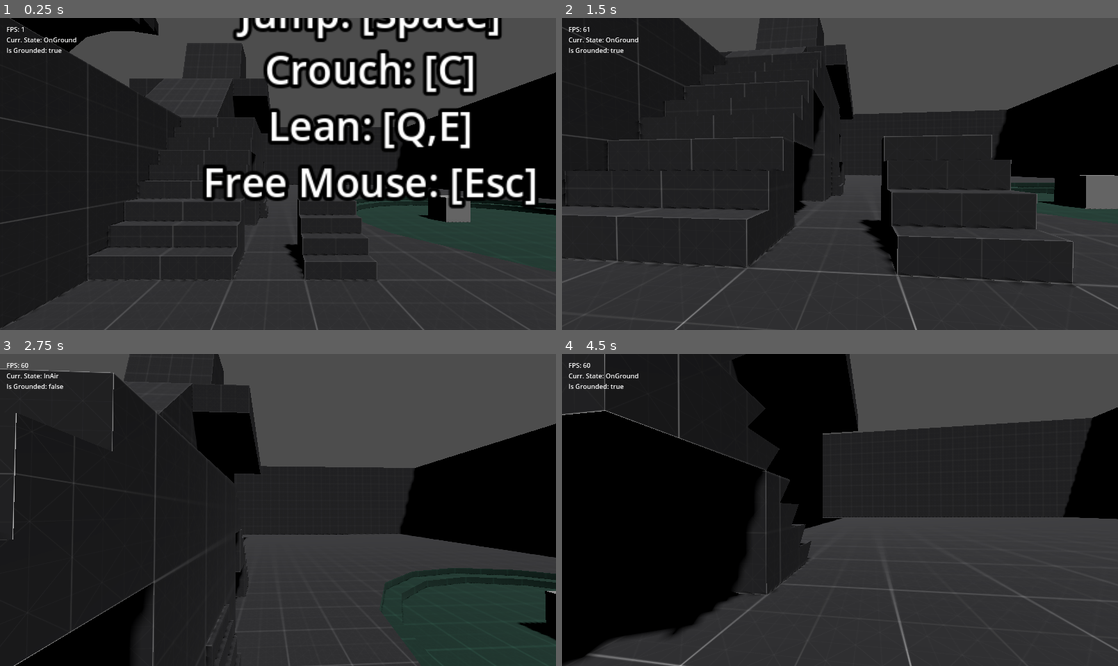
Above: before the commit, frames 1-4 (two rows, left to right).
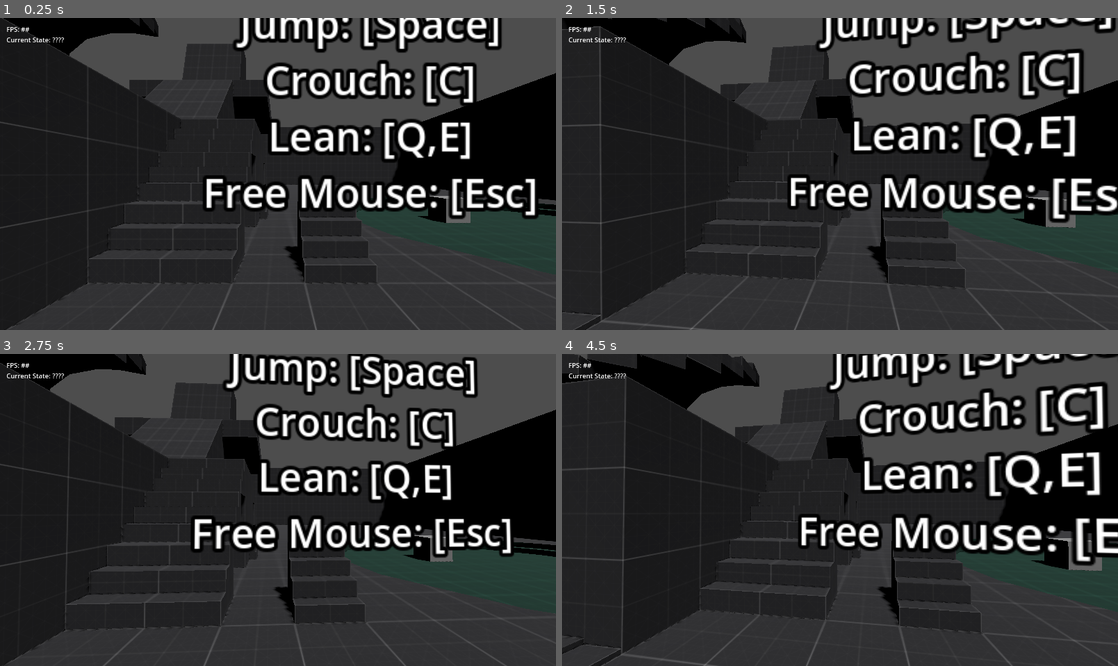
Above: after the commit, the same moments.

Repository: newengland-neighbor/data-driven-fp-controller
Game: Godot game, scene res://environments/prototyping_room/prototyping_room.tscn
Same seed, same stepped clock (60 frames per second), same inputs: the game is played once before the commit and once after it.
Inputs (mouse positions are in pixels of both pictures, inside the frame that each line leads up to):
- Up to frame 1 (0.25 s): no input
- Up to frame 2 (1.5 s): tap Enter at 0.5 s; move the mouse to (867, 174) at 0.52 s; hold C (crouch) 0.53-1.28 s; hold W (move_forward) from 0.53 s (still down); tap Space (jump) at 0.77 s; move the mouse to (812, 174) at 1.27 s; tap Shift (sprint) at 1.35 s
- Up to frame 3 (2.75 s): keep holding W (move_forward); tap Space (jump) at 1.52 s; move the mouse to (289, 503) at 2.02 s; hold C (crouch) from 2.03 s (still down)
- Up to frame 4 (4.5 s): keep holding W (move_forward); move the mouse to (834, 516) at 2.77 s; release C (crouch) at 2.78 s; tap Shift (sprint) at 2.85, 4.35 s; tap Space (jump) at 3.02, 3.77 s; move the mouse to (878, 513) at 3.52 s; hold C (crouch) 3.53-4.28 s; move the mouse to (795, 506) at 4.27 s

The runs differ from the first frame. In frame 1, 16% of the frame differs, in the area x 0-100%, y 0-100%; in frame 2, 29%; in frame 3, 30%; in frame 4, 54%.
Error after the commit: Parse Error: Invalid argument for "enter()" function: argument 1 should be "int" but is "String". (res://common/state_machine_component.gd:24)

Commit message:
Update state_machine_component.gd
Changed the state machine's state-array to a dictionary, which made locally-stored state indexes redundant.

Diff:
--- a/common/state_machine_component.gd
+++ b/common/state_machine_component.gd
@@ -1,9 +1,7 @@
 class_name StateMachineComponent extends ComponentCore
 
 ## Array of states that the StateMachineComponent uses.
-@export var states : Array[StateResource]
-## Value used to determine the initial state of the StateMachineComponent.
-@export_range(0,100,1) var init_state_index : int = 0
+@export var states : Dictionary[String, StateResource]
 
 var current_state : StateResource
 
@@ -12,25 +10,23 @@
 
 func get_state(query:Object) -> StateResource:
 	for state in states:
-		if is_instance_of(state,query): return state
+		if is_instance_of(states[state],query): return states[state]
 	return null
 
-func on_state_transition(target_state_index:int,data:Dictionary={}) -> void:
-	if target_state_index >= states.size():
-		printerr("Player Movement FSM does not contain state index.")
+func on_state_transition(target_state:String,data:Dictionary={}) -> void:
+	if !states.has(target_state):
+		printerr("FSM does not contain state.")
 		return
 
-	var prev_state : int = current_state.get_index()
+	var prev_state : String = current_state.get_state_name()
 	current_state.exit()
-	current_state = states[target_state_index]
+	current_state = states[target_state]
 	current_state.enter(prev_state,data)
 
 func ready() -> void:
-	var state_index : int = 0
 	for s in states:
-		s.bind(self,state_index)
-		state_index += 1
-	current_state = states[init_state_index]
+		states[s].bind(self)
+	current_state = states[states.keys()[0]]
 
 func update(_delta:float) -> void: current_state.update(_delta)
 func physics_update(_delta:float) -> void: current_state.physics_update(_delta)
